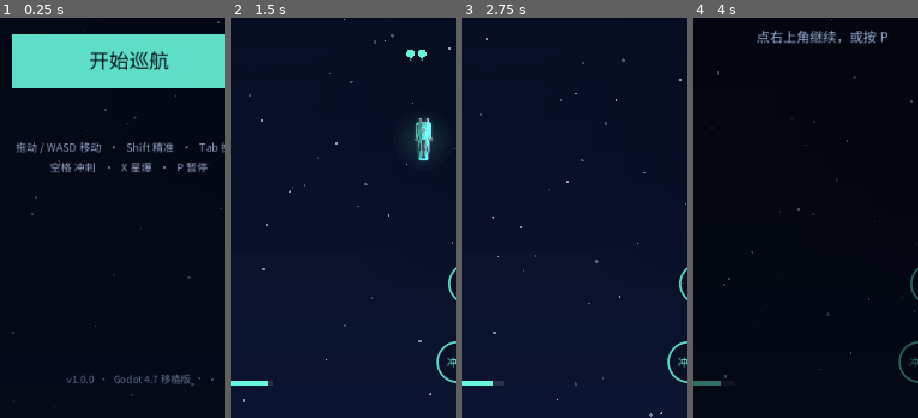
Above: before the commit, frames 1-4 (left to right).
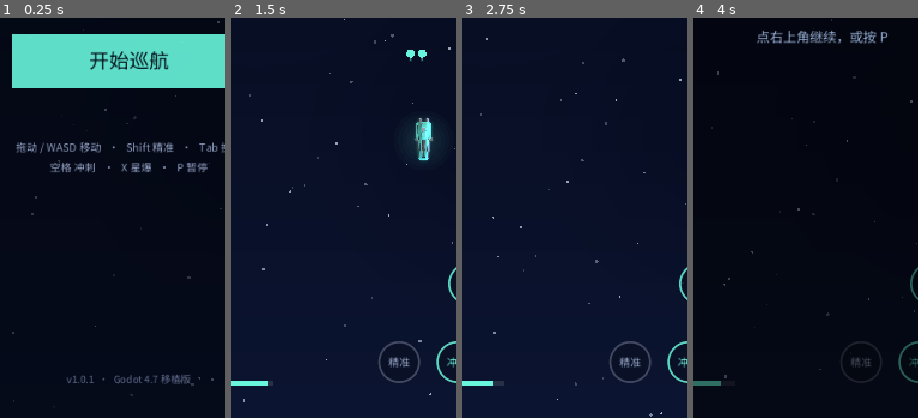
Above: after the commit, the same moments.

Repository: sctale/SpaceFighter-Godot
Game: Godot game, scene res://scenes/Main.tscn
Same seed, same stepped clock (60 frames per second), same inputs: the game is played once before the commit and once after it.
Inputs (mouse positions are % of the whole screen's width and height, from its top left):
- Up to frame 1 (0.25 s): no input
- Up to frame 2 (1.5 s): tap Enter at 0.5 s; move the mouse to (72, 45) at 0.52 s; hold D 0.53-1.25 s; hold Shift 0.53-1.25 s; click (72, 45) at 0.67 s; tap Space at 0.77 s; drag from (30, 55) to (45, 70) at 1.27 s
- Up to frame 3 (2.75 s): move the mouse to (60, 28) at 2.02 s; hold D from 2.03 s (still down); hold Shift from 2.03 s (still down); tap Enter at 2.1 s
- Up to frame 4 (4 s): release D at 2.75 s; release Shift at 2.75 s; drag from (45, 70) to (20, 35) at 2.77 s; move the mouse to (80, 65) at 3.52 s; hold A from 3.53 s (still down); hold Shift from 3.53 s (still down); tap P at 3.6 s; tap Space at 3.77 s
The pictures show only the part of the screen within x 21-71%, y 50-100%; the shares and areas given below are measured in that part.

The runs differ from the first frame. In frame 1, less than 0.1% of the frame differs, in the area x 39-42%, y 89-92%; in frame 2, 0.5%, in the area x 65-85%, y 80-92%; in frame 3, 0.5%; in frame 4, 0.1%.

Commit message:
feat: 触屏精准模式按钮（v1.0.1）
- 右下动作环新增「精准」切换，键盘 Shift 仍可按住
- 真机验证：v1.0.1 / code 9，release 签名覆盖安装成功，0 脚本错误
- README 更新到 v1.0.1

Diff:
--- a/project.godot
+++ b/project.godot
@@ -4,7 +4,7 @@
 
 [application]
 config/name="Space Fighter Godot"
-config/version="1.0.0"
+config/version="1.0.1"
 run/main_scene="res://scenes/Main.tscn"
 config/features=PackedStringArray("4.7", "GL Compatibility")
 config/icon="res://assets/icons/icon_1024.png"
--- a/scripts/main.gd
+++ b/scripts/main.gd
@@ -59,6 +59,7 @@
 var player_last_dir := 0.0
 var fire_timer := 0.0
 var focus := false
+var focus_locked := false
 
 # 武器与玩家生存/技能（迁移C）
 var weapons := WeaponSystem.new()
@@ -200,7 +201,7 @@
 		queue_redraw()
 		return
 
-	focus = Input.is_key_pressed(KEY_SHIFT)
+	focus = Input.is_key_pressed(KEY_SHIFT) or focus_locked
 	player_invuln = maxf(0.0, player_invuln - delta)
 	_update_skills(delta)
 	_update_economy(delta)
@@ -824,6 +825,7 @@
 		"nova": Vector4(CFG.WIDTH - 100.0, CFG.HEIGHT - 112.0, 72.0, 72.0),
 		"dash": Vector4(CFG.WIDTH - 182.0, CFG.HEIGHT - 96.0, 58.0, 58.0),
 		"weapon": Vector4(CFG.WIDTH - 168.0, CFG.HEIGHT - 190.0, 58.0, 58.0),
+		"focus": Vector4(CFG.WIDTH - 252.0, CFG.HEIGHT - 96.0, 58.0, 58.0),
 	}
 
 
@@ -842,6 +844,8 @@
 				"weapon":
 					if weapons.cycle_weapon():
 						swap_idle = 0.0
+				"focus":
+					focus_locked = not focus_locked
 			return true
 	return false
 
@@ -899,6 +903,7 @@
 	combo = 0
 	combo_timer = 0.0
 	multiplier = 1
+	focus_locked = false
 	boss = null
 	boss_pending = false
 	boss_cleared = false
@@ -1108,6 +1113,14 @@
 	draw_string(font, wc + Vector2(-13, -2), "换线", HORIZONTAL_ALIGNMENT_LEFT, -1, 12, wtint)
 	draw_string(font, wc + Vector2(-13, 12), "L%d" % weapons.active().level,
 		HORIZONTAL_ALIGNMENT_LEFT, -1, 10, Color(0.55, 0.6, 0.73))
+	# 精准模式（触屏切换；键盘 Shift 同时有效）
+	var fr: Vector4 = ctrls["focus"]
+	var fc := Vector2(fr.x + fr.z * 0.5, fr.y + fr.w * 0.5)
+	draw_circle(fc, 26.0, Color(0.039, 0.067, 0.14, 0.8))
+	draw_arc(fc, 24.0, 0, TAU, 32,
+		Color(0.41, 0.96, 0.86, 0.95) if focus_locked else Color(0.4, 0.43, 0.55, 0.6), 2.5, true)
+	draw_string(font, fc + Vector2(-13, 5), "精准", HORIZONTAL_ALIGNMENT_LEFT, -1, 13,
+		Color.html("#69f5dc") if focus_locked else Color(0.55, 0.6, 0.73))
 
 
 func _draw_stars() -> void:
Binary file added: docs/shots/godot_v101_play.png
Not shown, added: docs/shots/godot_v1_menu.png.import
Not shown, added: docs/shots/godot_v1_play.png.import
Not shown, changed: export_presets.cfg
